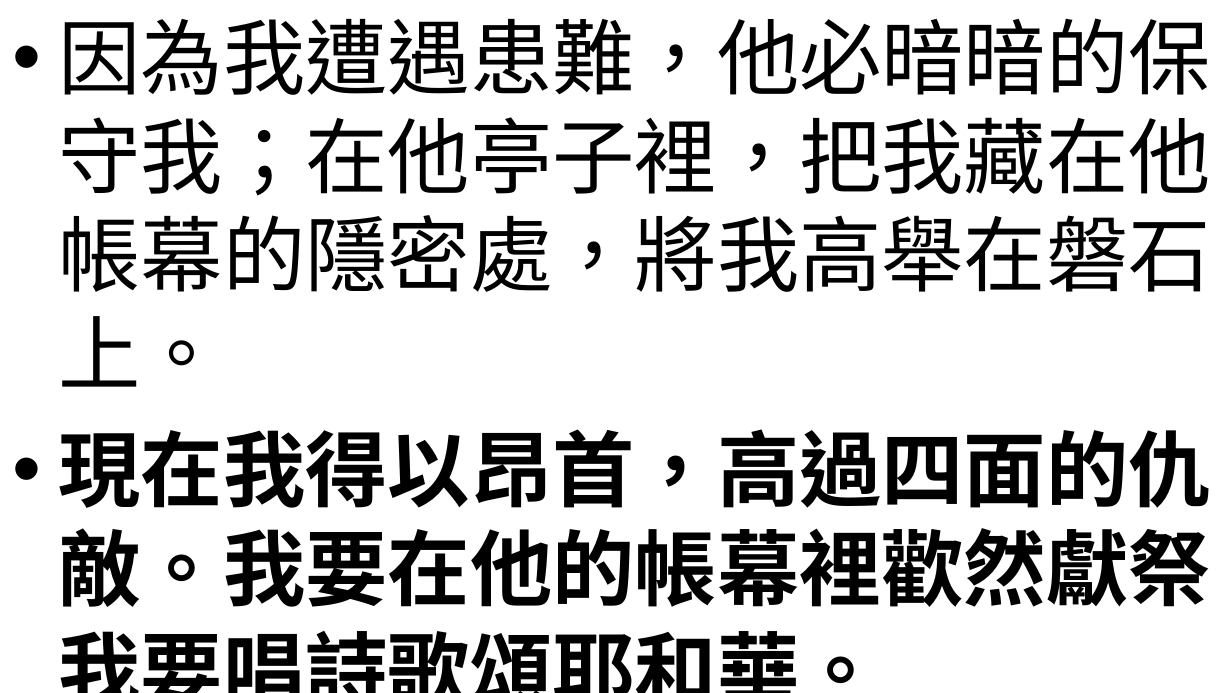
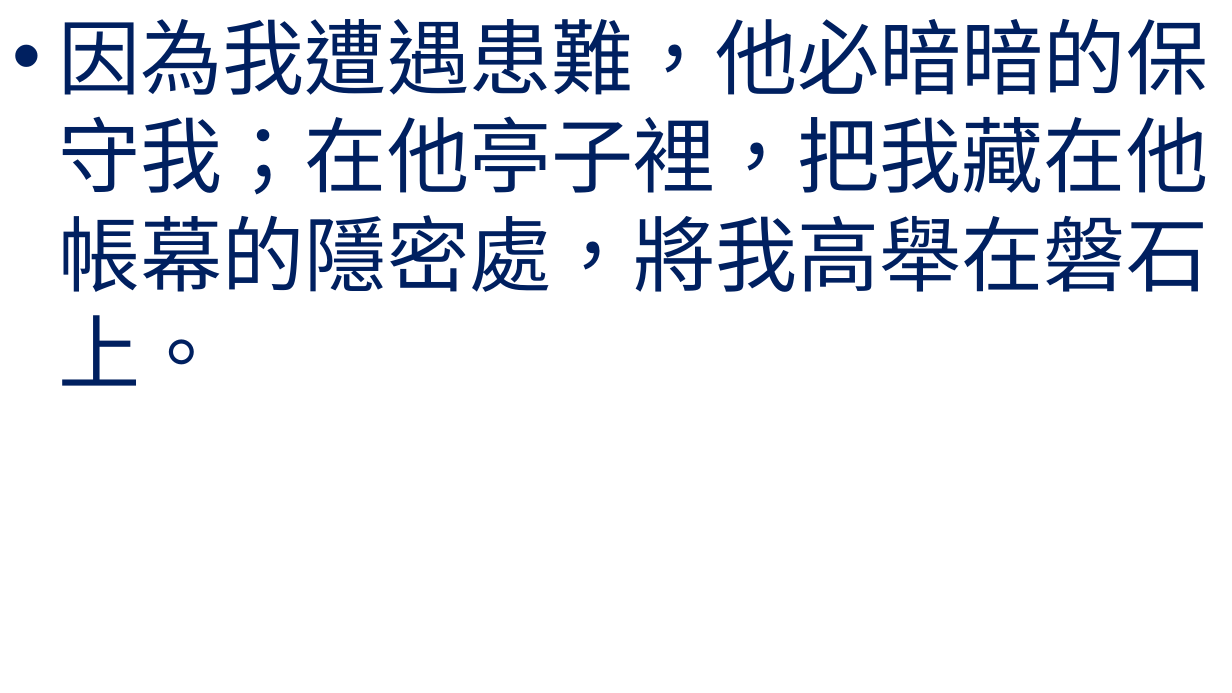
Before and after one commit to batisuoc/worship-resources, a slide deck: slide 4 of 63主是力量.pptx. Drawn at 1232x693 pixels with LibreOffice and Linux fonts; fonts in the diff are those of the drawing; background and template pictures are left out. Boxes give left, top, right and bottom in pixels: in the first picture for what was removed or moved away, otherwise in the second. Text is boxed around its words. In the diff, an @@ line names an element or a change of style, - is before the commit and + after.

Commit message:
Update ppts

```diff
--- a/63主是力量.pptx
+++ b/63主是力量.pptx
@@ text "因為我遭遇患難，他必暗暗的保守我；在他亭子裡，把我藏在他帳幕的隱密處，將我高舉在磐石上。" at (59, 18, 1209, 386): size 48.1 to 48 pt, text colour #000000 to #002060 @@
@@ text at (59, 429, 1232, 607): paragraph removed @@
-• 現在我得以昂首，高過四面的仇敵。我要在他的帳幕裡歡然獻祭；我要唱詩歌頌耶和華。
```
Also in this commit, not shown: 5 other slides changed, 1 slide added.
